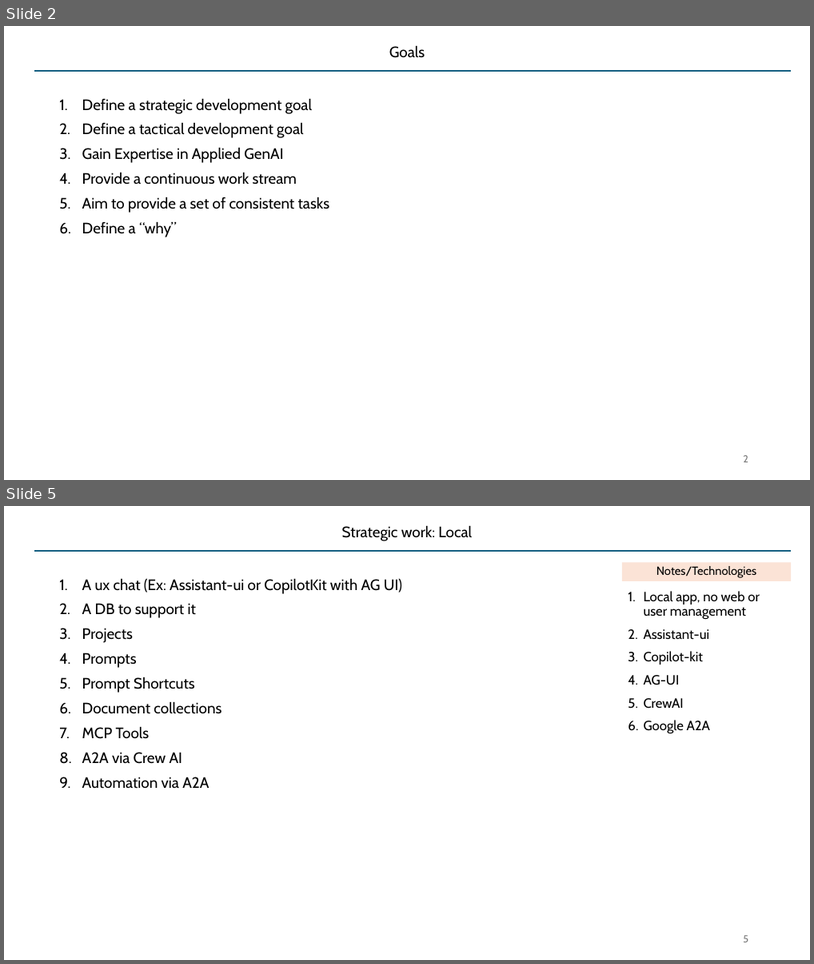
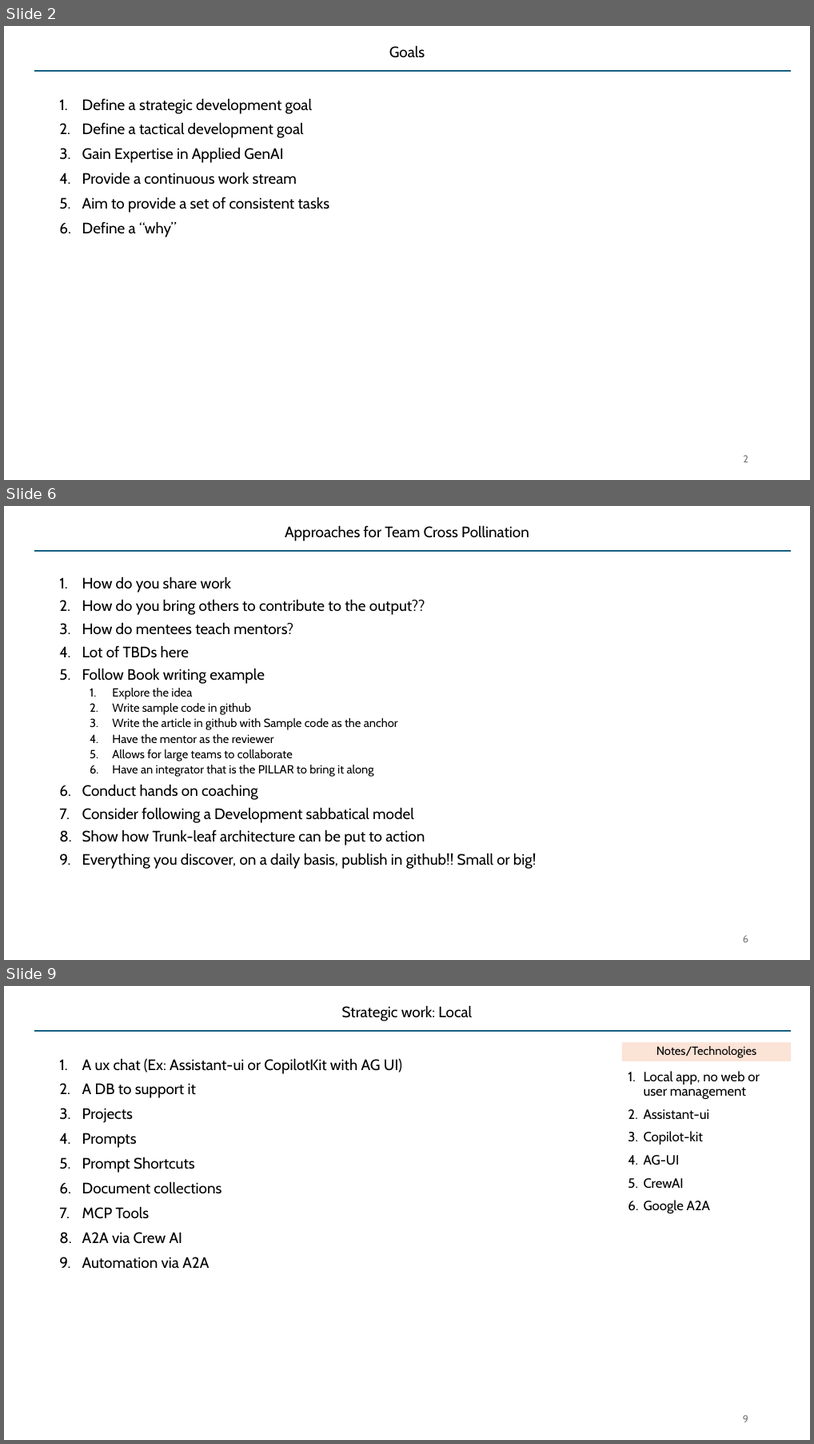
Before and after one commit to SatyaKomatineni/articles-repo, a slide deck: architecture/applied-genai-testbed.pptx. Shown one above the other, each under a label of ours: slides 2 and 5 before the commit, slides 2, 6 and 9 after it; the slides between them are not shown. The pictures are 814x964 and 814x1444 pixels, drawn with LibreOffice and Linux fonts; fonts in the diff are those of the drawing. Boxes give left, top, right and bottom in pixels: in the first picture for what was removed or moved away, otherwise in the second. Text is boxed around its words. In the diff, an @@ line names an element or a change of style, - is before the commit and + after.

```diff
--- a/architecture/applied-genai-testbed.pptx
+++ b/architecture/applied-genai-testbed.pptx
@@ slide 6 added at [4,506,810,960], background #FFFFFF; not listed: 1 template element that a slide beside it also shows @@
@@ title added at [285,525,530,541], 18 pt, text #000000 @@
+Approaches for Team Cross Pollination
@@ text added at [82,576,536,868], 18 pt, text #000000 @@
+1. How do you share work
+2. How do you bring others to contribute to the output??
+3. How do mentees teach mentors?
+4. Lot of TBDs here
+5. Follow Book writing example
+  1. Explore the idea
+  2. Write sample code in github
+  3. Write the article in github with Sample code as the anchor
+  4. Have the mentor as the reviewer
+  5. Allows for large teams to collaborate
+  6. Have an integrator that is the PILLAR to bring it along
+6. Conduct hands on coaching
+7. Consider following a Development sabbatical model
+8. Show how Trunk-leaf architecture can be put to action
+9. Everything you discover, on a daily basis, publish in github!! Small or big!
@@ page number added at [743,935,749,942], 12 pt, text #797979 @@
+6
@@ what was slide 5 is now slide 9 @@
@@ page number at [743,1415,749,1422]: text changed @@
-5
+9
```
Also in this commit, not shown: 3 slides changed, 13 other slides added.
